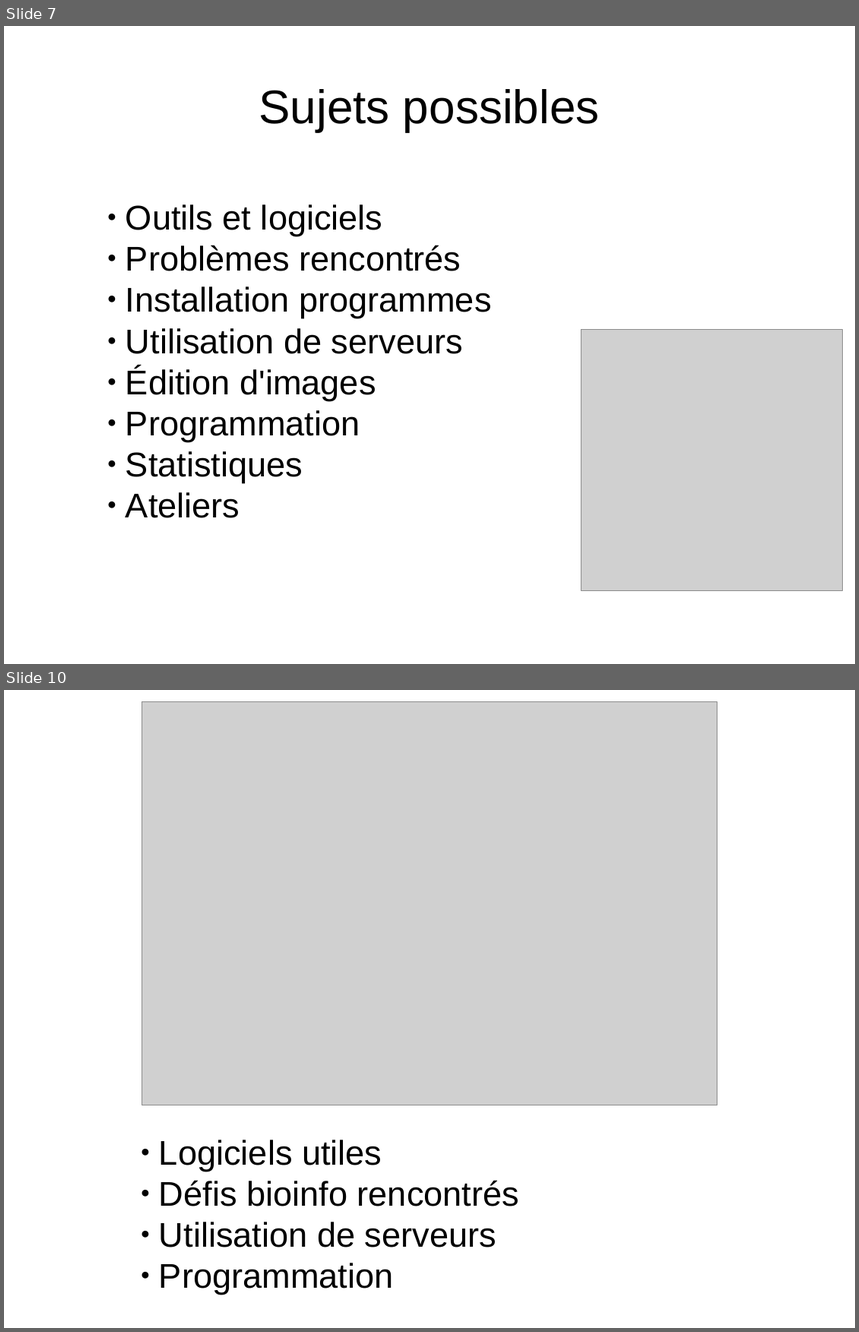
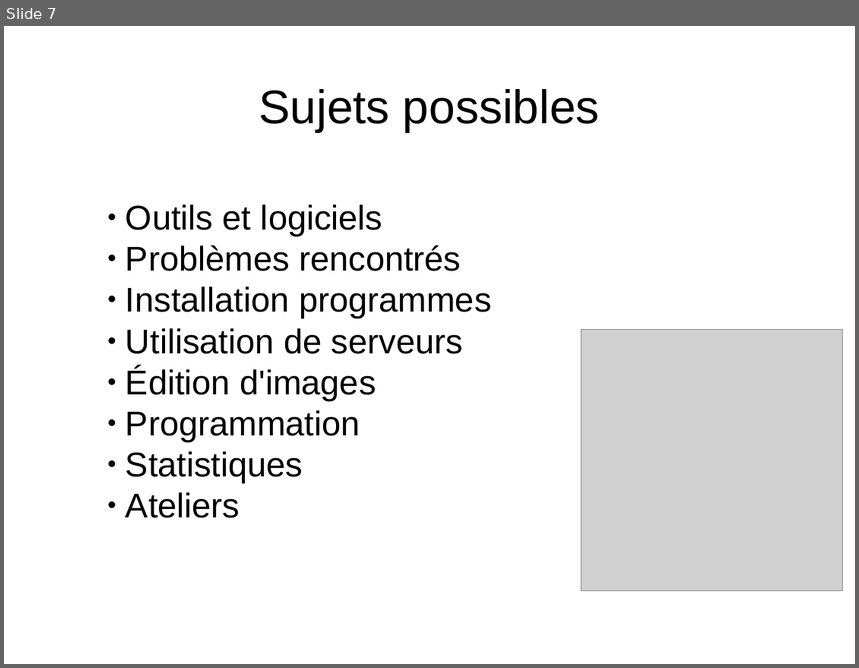
Before and after one commit to enormandeau/club_bioinfo_ibis, a slide deck: 01_presentations/01_presentation_club_interlab_ibis/presentation.odp. Shown one above the other, each under a label of ours: slides 7 and 10 before the commit, slide 7 after it; the slides between them are not shown. The pictures are 859x1332 and 859x668 pixels, drawn with LibreOffice and Linux fonts; fonts in the diff are those of the drawing; grey boxes stand for pictures; background and template pictures are left out. Boxes give left, top, right and bottom in pixels: in the first picture for what was removed or moved away, otherwise in the second. Text is boxed around its words. In the diff, an @@ line names an element or a change of style, - is before the commit and + after.

```diff
--- a/01_presentations/01_presentation_club_interlab_ibis/presentation.odp
+++ b/01_presentations/01_presentation_club_interlab_ibis/presentation.odp
@@ slide 10 removed at bbox=[4, 690, 855, 1328], background #FFFFFF @@
@@ picture removed at bbox=[142, 702, 717, 1106] @@
@@ subtitle removed at bbox=[159, 1140, 519, 1295] @@
-● Logiciels utiles
-● Défis bioinfo rencontrés
-● Utilisation de serveurs
-● Programmation
```
Also in this commit, not shown: 3 slides changed, 1 slide added, 2 other files.
